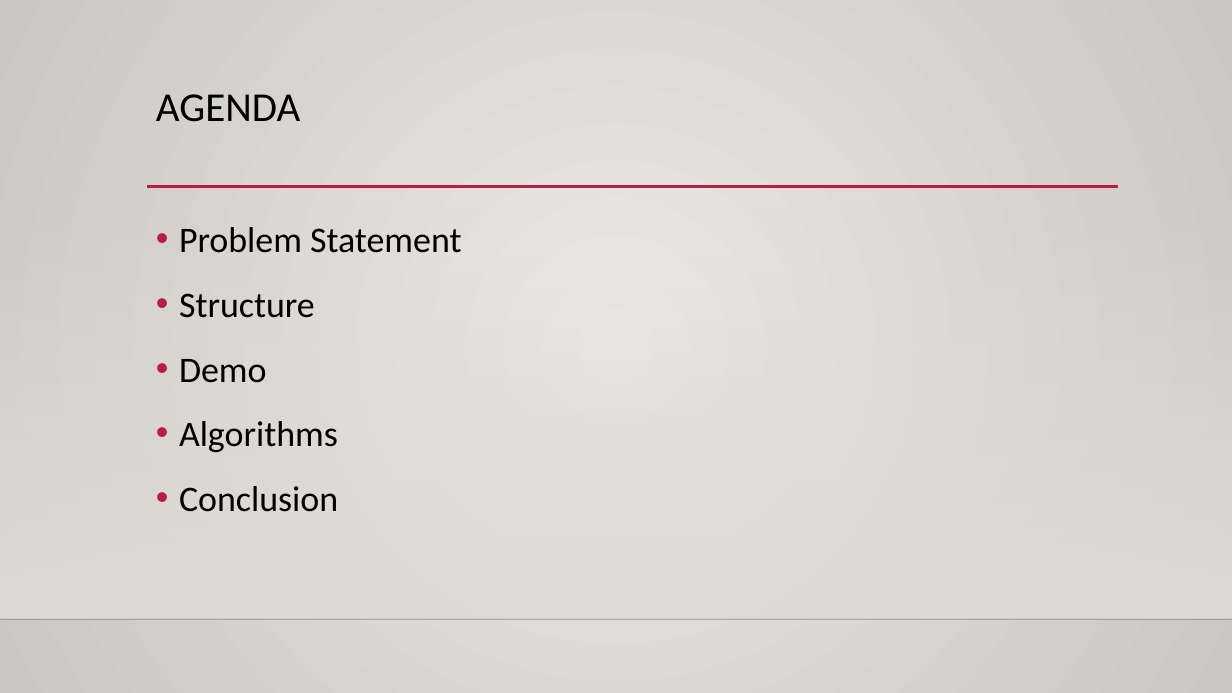
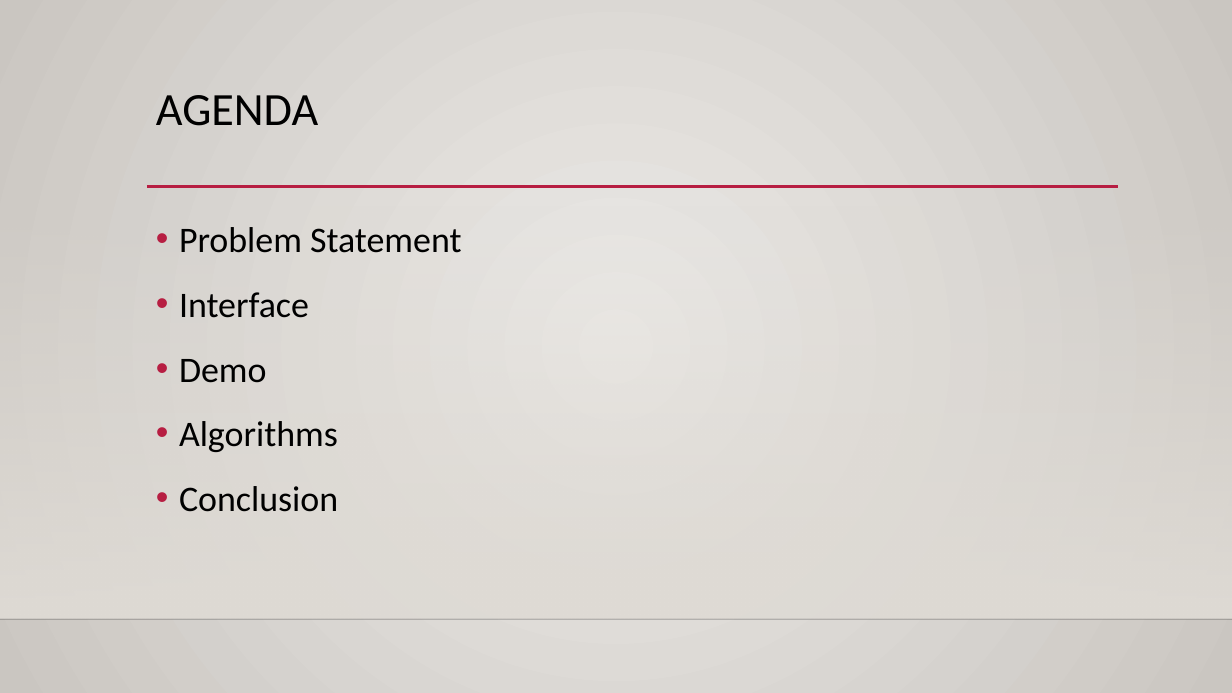
Before and after one commit to diagnoza/develop-, a slide deck: slide 2 of Project1-1/Phase2/Presentation2.pptx. Drawn at 1232x693 pixels with LibreOffice and Linux fonts; fonts in the diff are those of the drawing; background and template pictures are left out. Boxes give left, top, right and bottom in pixels: in the first picture for what was removed or moved away, otherwise in the second. Text is boxed around its words. In the diff, an @@ line names an element or a change of style, - is before the commit and + after.

```diff
--- a/Project1-1/Phase2/Presentation2.pptx
+++ b/Project1-1/Phase2/Presentation2.pptx
@@ title "AGENDA" at [156, 95, 318, 126]: size 32 to 36 pt @@
@@ text at [179, 292, 309, 318]: text changed @@
-• Structure
+• Interface
```
Also in this commit, not shown: 7 other slides changed, 1 slide removed.
